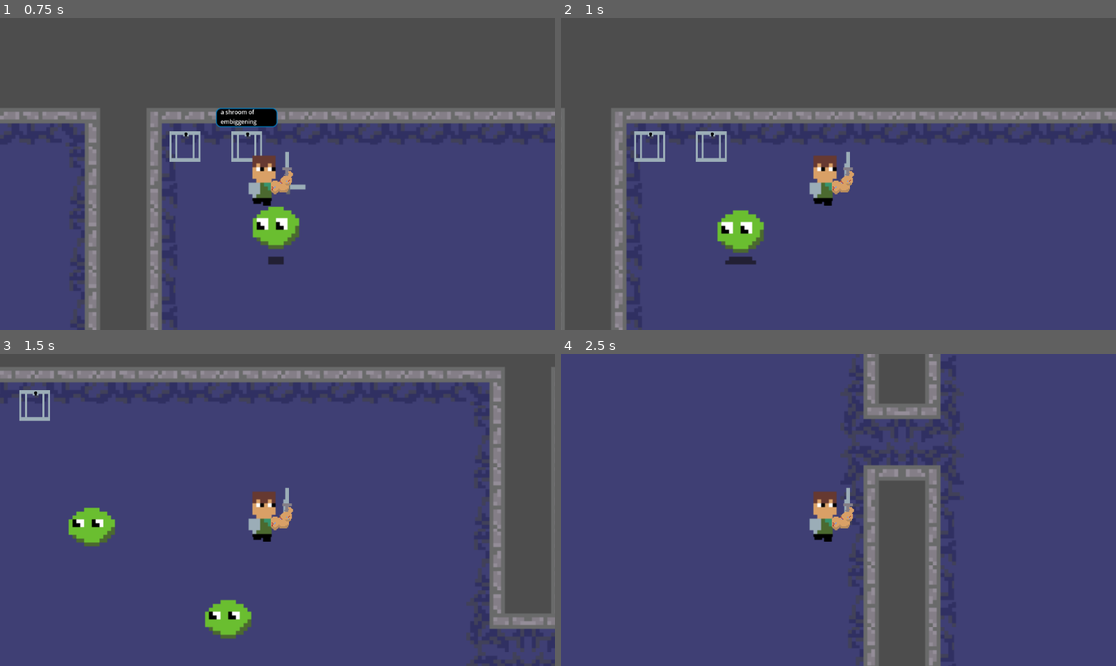
Above: before the commit, frames 1-4 (two rows, left to right).
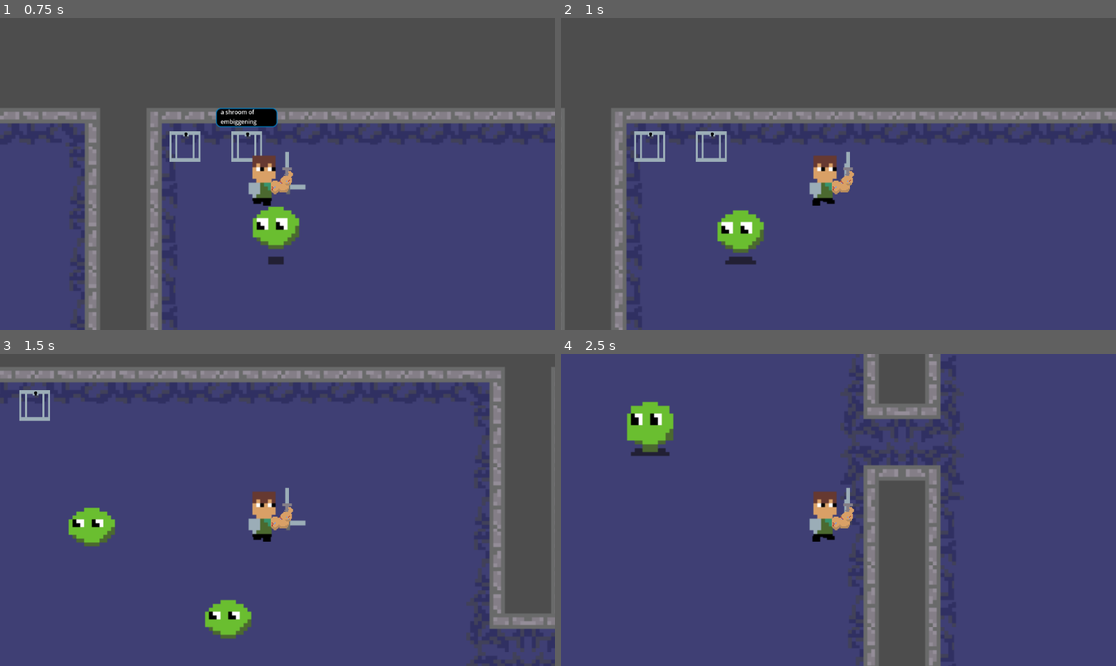
Above: after the commit, the same moments.

Repository: beml201/dungeon_game1
Game: Godot game, scene res://scenes/main.tscn
Two runs of this game, one before a commit and one after it. Both use one fixed random seed, a clock stepped at 60 frames per second and the inputs below.
Inputs (mouse positions are in pixels of both pictures, inside the frame that each line leads up to):
- Up to frame 1 (0.75 s): move the mouse to (399, 158) at 0.52 s; hold D (right) from 0.53 s (still down); click (399, 158) at 0.6 s
- Up to frame 2 (1 s): keep holding D (right)
- Up to frame 3 (1.5 s): move the mouse to (166, 525) at 1.27 s; release D (right) at 1.28 s; hold S (down) from 1.28 s (still down); click (166, 525) at 1.35 s
- Up to frame 4 (2.5 s): move the mouse to (894, 441) at 2.02 s; release S (down) at 2.03 s; hold D (right) from 2.03 s (still down); click (894, 441) at 2.1 s

Frame 1 is identical in both runs. In frame 2, less than 0.1% of the frame differs, in the area x 45-50%, y 58-61%; in frame 3, less than 0.1%; in frame 4, 1.3%, in the area x 11-50%, y 15-61%.

Commit message:
Update sam.tscn

Diff:
--- a/scenes/sam.tscn
+++ b/scenes/sam.tscn
@@ -50,10 +50,10 @@
 tracks/0/interp = 1
 tracks/0/loop_wrap = true
 tracks/0/keys = {
-"times": PackedFloat32Array(0, 0.166667),
-"transitions": PackedFloat32Array(1, 1),
+"times": PackedFloat32Array(0, 0.1, 0.233333),
+"transitions": PackedFloat32Array(1, 1, 1),
 "update": 1,
-"values": [3, 2]
+"values": [2, 3, 2]
 }
 tracks/1/type = "value"
 tracks/1/imported = false
@@ -62,7 +62,7 @@
 tracks/1/interp = 1
 tracks/1/loop_wrap = true
 tracks/1/keys = {
-"times": PackedFloat32Array(0.0333333, 0.233333),
+"times": PackedFloat32Array(0.133333, 0.266667),
 "transitions": PackedFloat32Array(1, 1),
 "update": 1,
 "values": [false, true]
@@ -85,11 +85,40 @@
 "values": [1, 2]
 }
 
+[sub_resource type="Animation" id="Animation_mc3fb"]
+resource_name = "walking-slash"
+length = 0.3
+tracks/0/type = "value"
+tracks/0/imported = false
+tracks/0/enabled = true
+tracks/0/path = NodePath("Sprite2D:frame")
+tracks/0/interp = 1
+tracks/0/loop_wrap = true
+tracks/0/keys = {
+"times": PackedFloat32Array(0, 0.1, 0.233333),
+"transitions": PackedFloat32Array(1, 1, 1),
+"update": 1,
+"values": [1, 3, 1]
+}
+tracks/1/type = "value"
+tracks/1/imported = false
+tracks/1/enabled = true
+tracks/1/path = NodePath("Sprite2D/SwordHit/sword:disabled")
+tracks/1/interp = 1
+tracks/1/loop_wrap = true
+tracks/1/keys = {
+"times": PackedFloat32Array(0.133333, 0.266667),
+"transitions": PackedFloat32Array(1, 1),
+"update": 1,
+"values": [false, true]
+}
+
 [sub_resource type="AnimationLibrary" id="AnimationLibrary_q2h2c"]
 _data = {
 "RESET": SubResource("Animation_jibnj"),
 "slash": SubResource("Animation_1jj8w"),
-"walking": SubResource("Animation_06lmu")
+"walking": SubResource("Animation_06lmu"),
+"walking-slash": SubResource("Animation_mc3fb")
 }
 
 [sub_resource type="CircleShape2D" id="CircleShape2D_gvhd2"]
@@ -160,6 +189,7 @@
 texture = ExtResource("5_u7kex")
 hframes = 4
 
+[connection signal="animation_finished" from="AnimationPlayer" to="." method="_on_animation_player_animation_finished"]
 [connection signal="body_entered" from="hit_box" to="." method="_on_hit_box_body_entered"]
 [connection signal="body_exited" from="hit_box" to="." method="_on_hit_box_body_exited"]
 [connection signal="timeout" from="attack_cooldown" to="." method="_on_attack_cooldown_timeout"]
Not shown: 1 places in scenes/sam.tscn that only renumber resources
